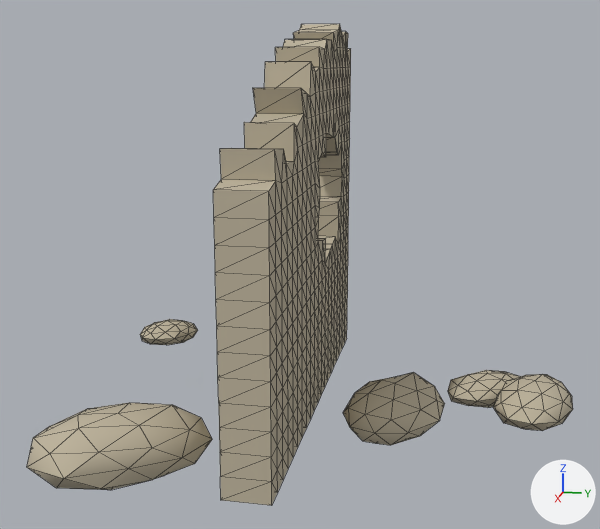
The glTF model godot/assets/props/modelle/wand_1x1_kaputt.glb, before and after one commit.
Before and after are seen from a 50 mm lens placed at (2.387, 0.382, 0.82), pointed at (0.549, 0.014, 0.36). Arrows for +X, +Y and +Z are at lower right; the lights stay in place. The first picture is the older version. Mesh edges are drawn as thin lines. Vertices at exactly the same position are counted once.

The first picture shows 'wand_1x1_kaputt'.
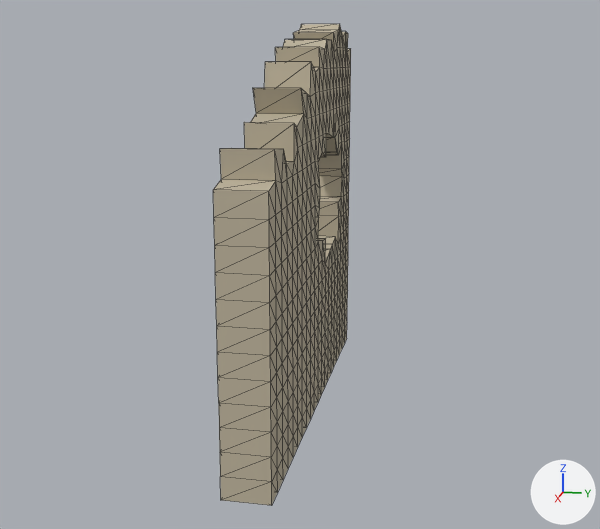
Diff of the bpy script that builds the scene:
```diff
--- a/godot/assets/props/modelle/wand_1x1_kaputt.glb.py
+++ b/godot/assets/props/modelle/wand_1x1_kaputt.glb.py
@@ me_wand_1x1_kaputt @@
 # used by ob_wand_1x1_kaputt; location = (0.0, 0.0, 0.0)
-me_wand_1x1_kaputt.from_pydata(...)  # 876 vertices, 1732 faces; spans x 0.0..1.046, y -0.559..0.66, z -0.038..0.909
+me_wand_1x1_kaputt.from_pydata(...)  # 666 vertices, 1332 faces; spans x 0.0..1.0, y -0.05..0.05, z 0.0..0.909
+# me_wand_1x1_kaputt part 1: the loose piece of 42 vertices spanning x 0.296..0.465, y 0.362..0.556, z -0.021..0.063 is deleted
+# me_wand_1x1_kaputt part 2: the loose piece of 42 vertices spanning x 0.328..0.587, y 0.471..0.66, z -0.022..0.08 is deleted
+# me_wand_1x1_kaputt part 3: the loose piece of 42 vertices spanning x 0.422..0.712, y 0.13..0.358, z -0.032..0.093 is deleted
+# me_wand_1x1_kaputt part 4: the loose piece of 42 vertices spanning x 0.031..0.176, y -0.559..-0.4, z -0.016..0.054 is deleted
+# me_wand_1x1_kaputt part 5: the loose piece of 42 vertices spanning x 0.738..1.046, y -0.474..-0.12, z -0.038..0.111 is deleted
 me_wand_1x1_kaputt.materials.append(mat_putz)
```

Location of each change, [x1, y1, x2, y2] in pixels of the pictures (600 x 529 px):
'wand_1x1_kaputt', reshaped (75% narrower)
    before: [27, 24, 573, 505]
    after: [213, 24, 351, 505]
part 1 of me_wand_1x1_kaputt, deleted (beige)
    before: [448, 370, 521, 408]
part 2 of me_wand_1x1_kaputt, deleted (beige)
    before: [493, 374, 573, 431]
part 3 of me_wand_1x1_kaputt, deleted (beige)
    before: [343, 372, 445, 445]
part 4 of me_wand_1x1_kaputt, deleted (beige)
    before: [140, 319, 198, 345]
part 5 of me_wand_1x1_kaputt, deleted (beige)
    before: [27, 403, 212, 490]
